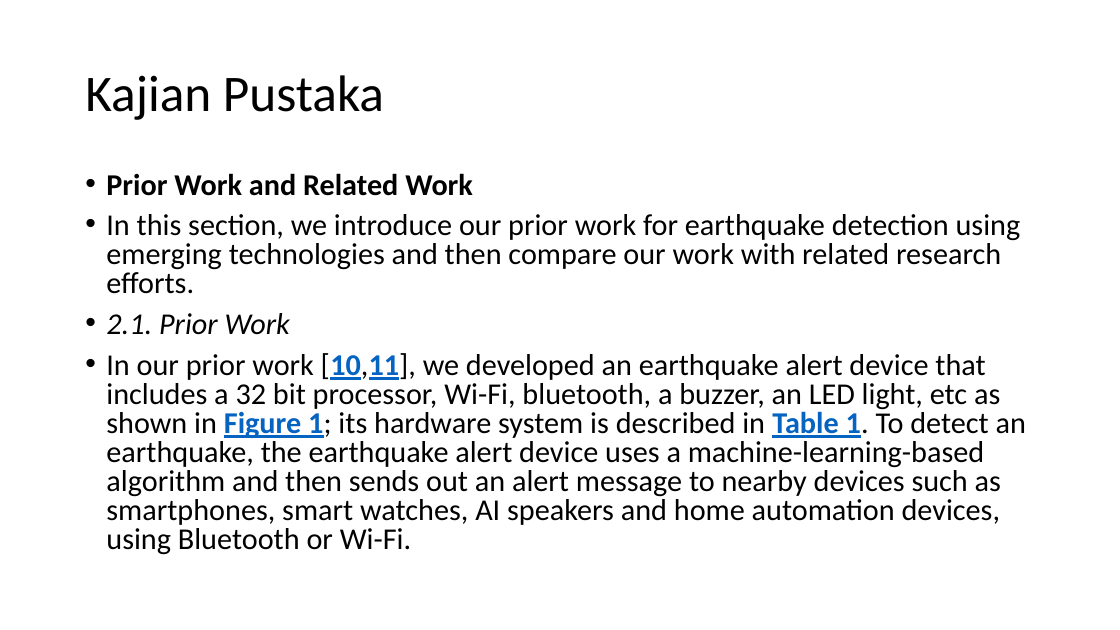
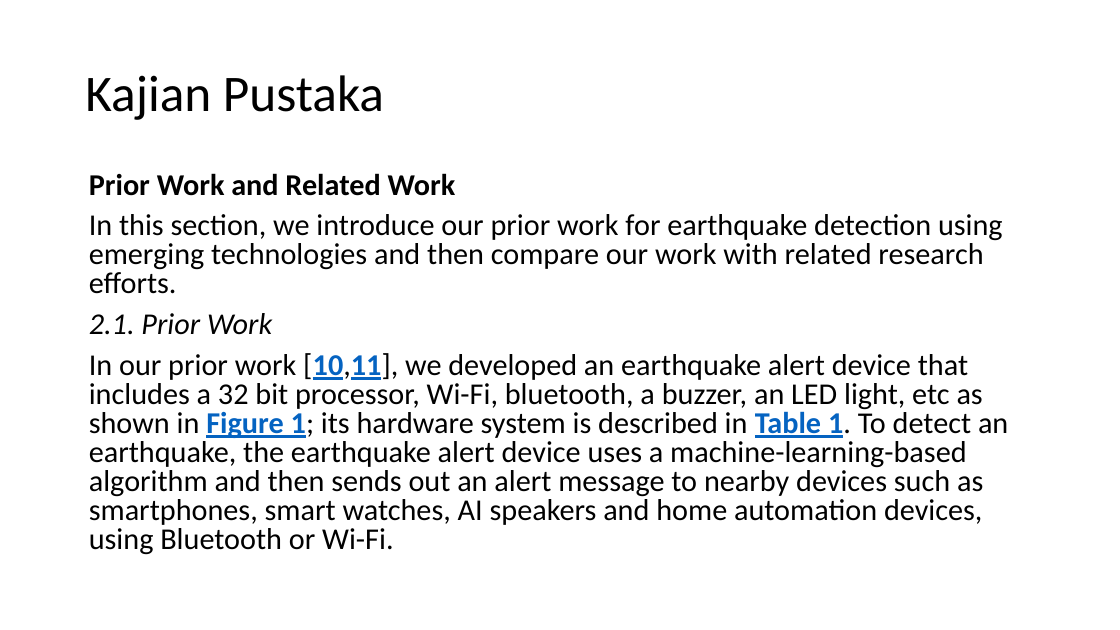
Before and after one commit to juvina03/SBP, a slide deck: slide 5 of PPT_Presentasi_SBP.pptx (slide 4 before the commit). Drawn at 1120x630 pixels with LibreOffice and Linux fonts; fonts in the diff are those of the drawing. Boxes give left, top, right and bottom in pixels: in the first picture for what was removed or moved away, otherwise in the second. Text is boxed around its words. In the diff, an @@ line names an element or a change of style, - is before the commit and + after.

```diff
--- a/PPT_Presentasi_SBP.pptx
+++ b/PPT_Presentasi_SBP.pptx
@@ text "Prior Work and Related Work" at (89,173,1008,555): bullet • to none @@
```
Also in this commit, not shown: 14 other slides changed, 1 slide added.
